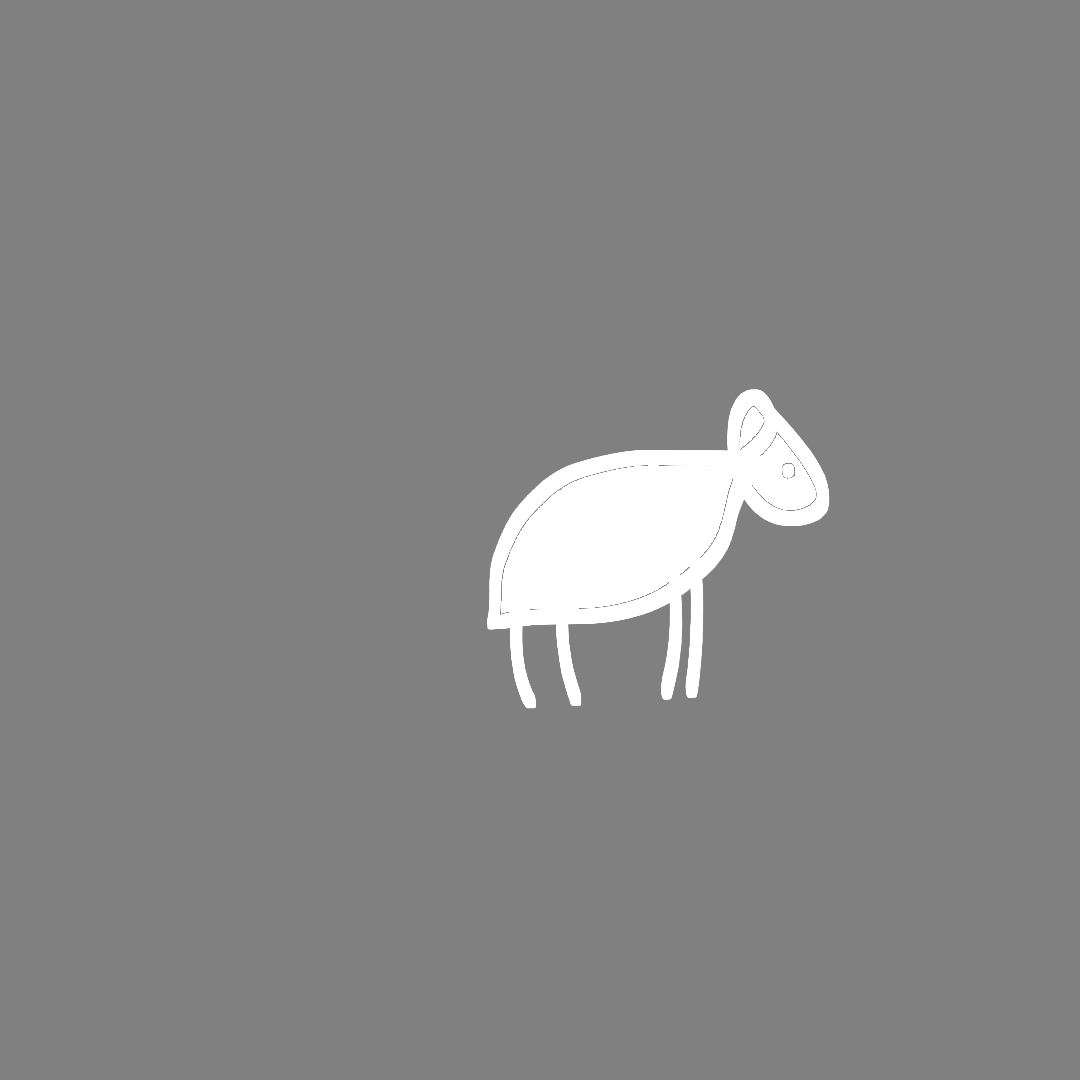
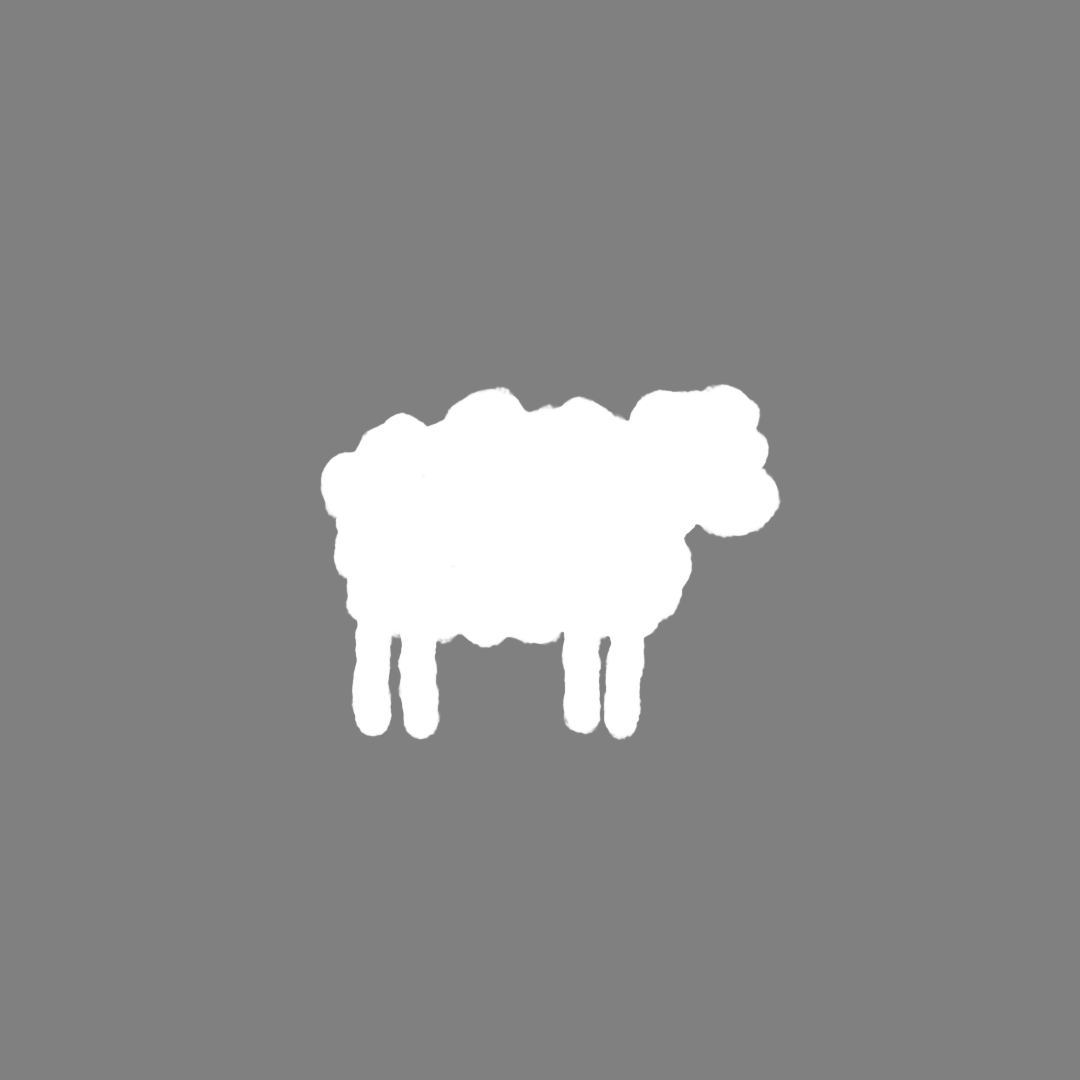
Revision of a layered 1080 x 1080 image; what changed, layer by layer:
renamed "Leg B L" to "Leg F L", moved it above "Leg F R", painted on it over [509, 549, 603, 735]
painted on "Leg F R" over [602, 542, 704, 741]
removed layer "Leg B R" over [555, 608, 582, 707]
renamed "Head O" to "Leg B R", moved it out of group "Head", painted on it over [397, 389, 830, 741]
renamed "Head F" to "Leg B L", moved it out of group "Head", painted on it over [350, 407, 816, 738]
removed group "Body" (2 layers) over [486, 449, 768, 630]
added layer "Head O" in group "Head" over [704, 448, 743, 466]
renamed "Body O" to "Head F", moved it into group "Head", painted on it over [486, 383, 782, 630]
removed layer "Body F" from group "Body" over [501, 465, 738, 614]
renamed "Leg F L" to "Body", moved it in the stack, painted on it over [319, 386, 701, 700]
